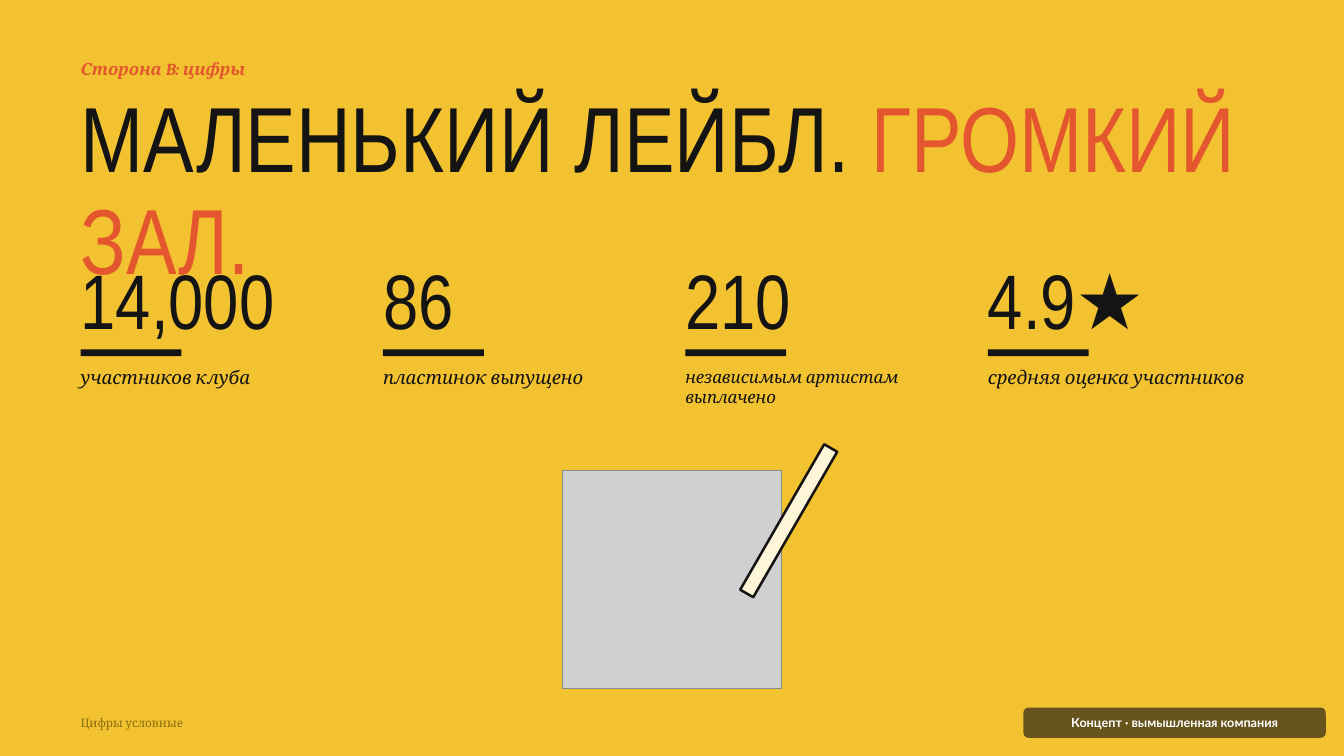
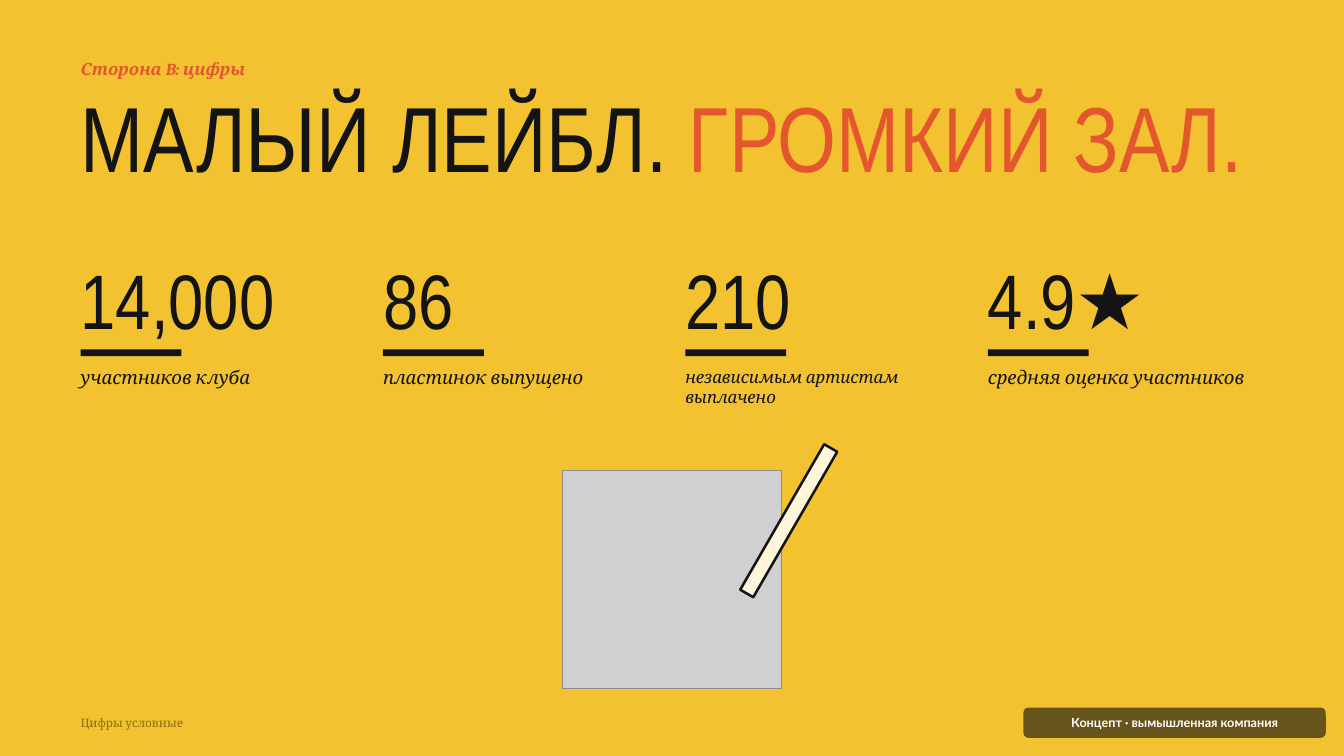
Before and after one commit to nikitakustov123/education-decks, a slide deck: slide 7 of ru/pptx/03-low-tide-records.pptx. Drawn at 1344x756 pixels with LibreOffice and Linux fonts; fonts in the diff are those of the drawing; grey boxes stand for pictures. Boxes give left, top, right and bottom in pixels: in the first picture for what was removed or moved away, otherwise in the second. Text is boxed around its words. In the diff, an @@ line names an element or a change of style, - is before the commit and + after.

```diff
--- a/ru/pptx/03-low-tide-records.pptx
+++ b/ru/pptx/03-low-tide-records.pptx
@@ text at (81, 97, 1243, 173): text changed @@
-МАЛЕНЬКИЙ ЛЕЙБЛ. ГРОМКИЙ ЗАЛ.
+МАЛЫЙ ЛЕЙБЛ. ГРОМКИЙ ЗАЛ.
```
Also in this commit, not shown: 9 other files.
